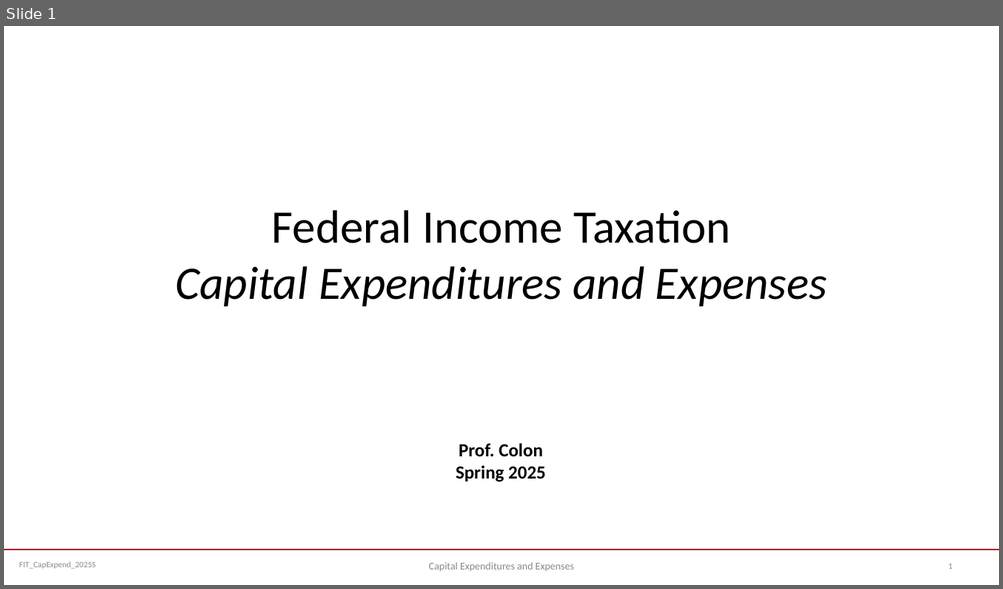
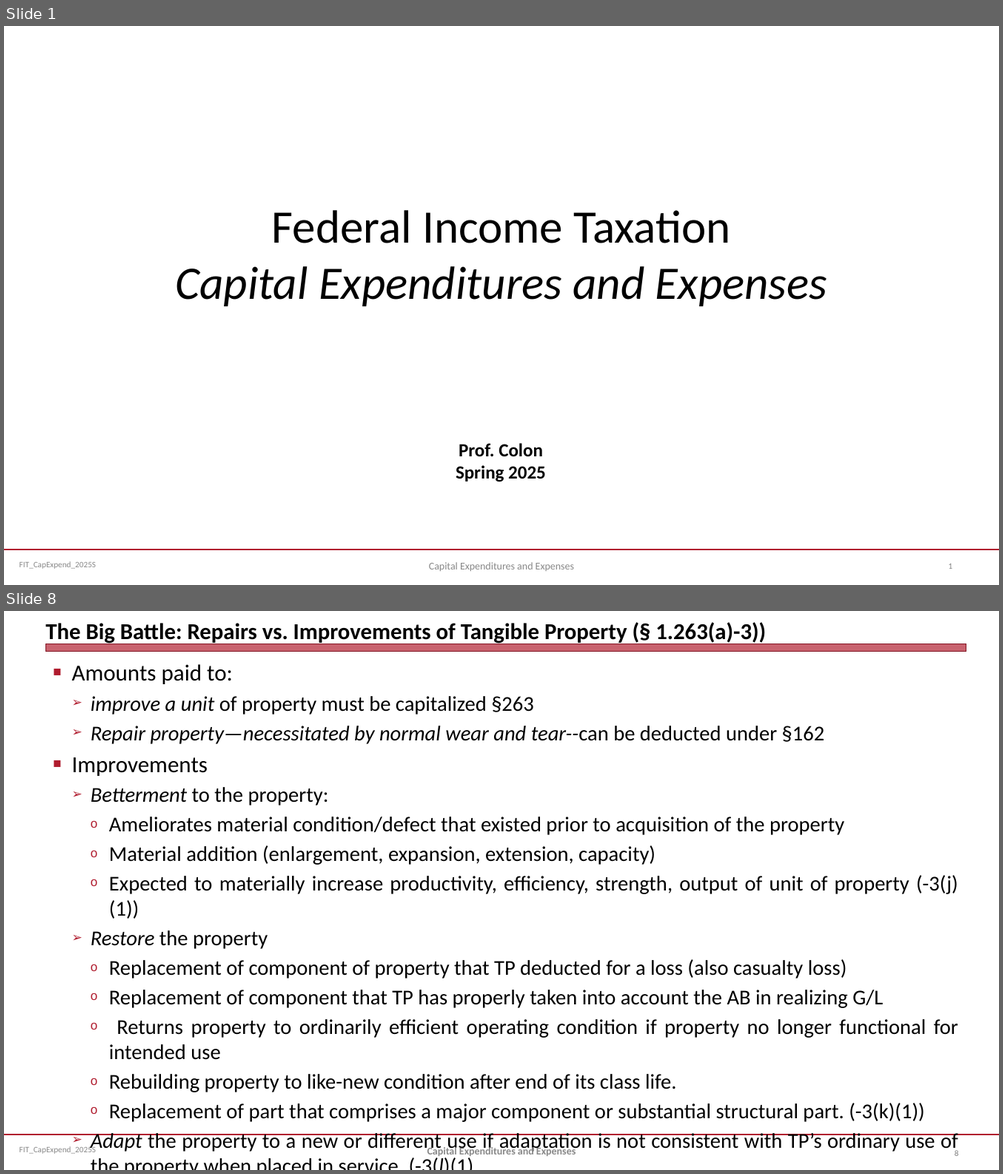
Before and after one commit to jmc877/Fed-Income-Tax, a slide deck: slides/FIT_CapExpend_2025S.pptx. Shown one above the other, each under a label of ours: slide 1 before the commit, slides 1 and 8 after it; the slides between them are not shown. The pictures are 1003x589 and 1003x1174 pixels, drawn with LibreOffice and Linux fonts; fonts in the diff are those of the drawing. Boxes give left, top, right and bottom in pixels: in the first picture for what was removed or moved away, otherwise in the second. Text is boxed around its words. In the diff, an @@ line names an element or a change of style, - is before the commit and + after.

```diff
--- a/slides/FIT_CapExpend_2025S.pptx
+++ b/slides/FIT_CapExpend_2025S.pptx
@@ slide 8 added at bbox=[4, 611, 999, 1170], background #FFFFFF; not listed: 2 template elements that a slide beside it also shows @@
@@ title added at bbox=[45, 622, 765, 645], 22 pt, text #000000, bold @@
+The Big Battle: Repairs vs. Improvements of Tangible Property (§ 1.263(a)-3))
@@ rectangle added at bbox=[45, 644, 966, 652], fill #B01C2E at 69% opacity, outline #821522 0 pt @@
@@ text added at bbox=[72, 664, 958, 1153], 20.4 pt, text #000000 @@
+■ Amounts paid to:
+  ➢ improve a unit of property must be capitalized §263
+  ➢ Repair property—necessitated by normal wear and tear--can be deducted under §162
+■ Improvements
+  ➢ Betterment to the property:
+    o Ameliorates material condition/defect that existed prior to acquisition of the property
+    o Material addition (enlargement, expansion, extension, capacity)
+    o Expected to materially increase productivity, efficiency, strength, output of unit of property (-3(j)(1))
+  ➢ Restore the property
+    o Replacement of component of property that TP deducted for a loss (also casualty loss)
+    o Replacement of component that TP has properly taken into account the AB in realizing G/L
+    o Returns property to ordinarily efficient operating condition if property no longer functional for intended use
+    o Rebuilding property to like-new condition after end of its class life.
+    o Replacement of part that comprises a major component or substantial structural part. (-3(k)(1))
+  ➢ Adapt the property to a new or different use if adaptation is not consistent with TP’s ordinary use of the property when placed in service. (-3(l)(1).
@@ text added at bbox=[427, 1147, 575, 1159], 10 pt, text #898989, bold @@
+Capital Expenditures and Expenses
@@ page number added at bbox=[954, 1150, 959, 1156], 8 pt, text #808080 @@
+8
```
Also in this commit, not shown: 1 slide changed, 7 other slides added, 1 other file.
